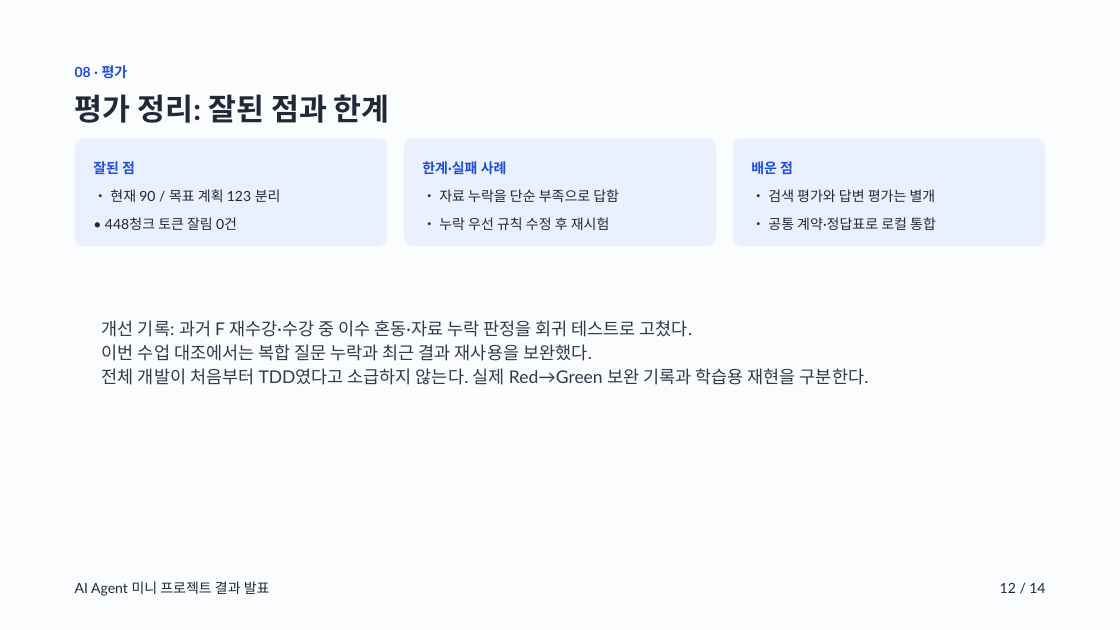
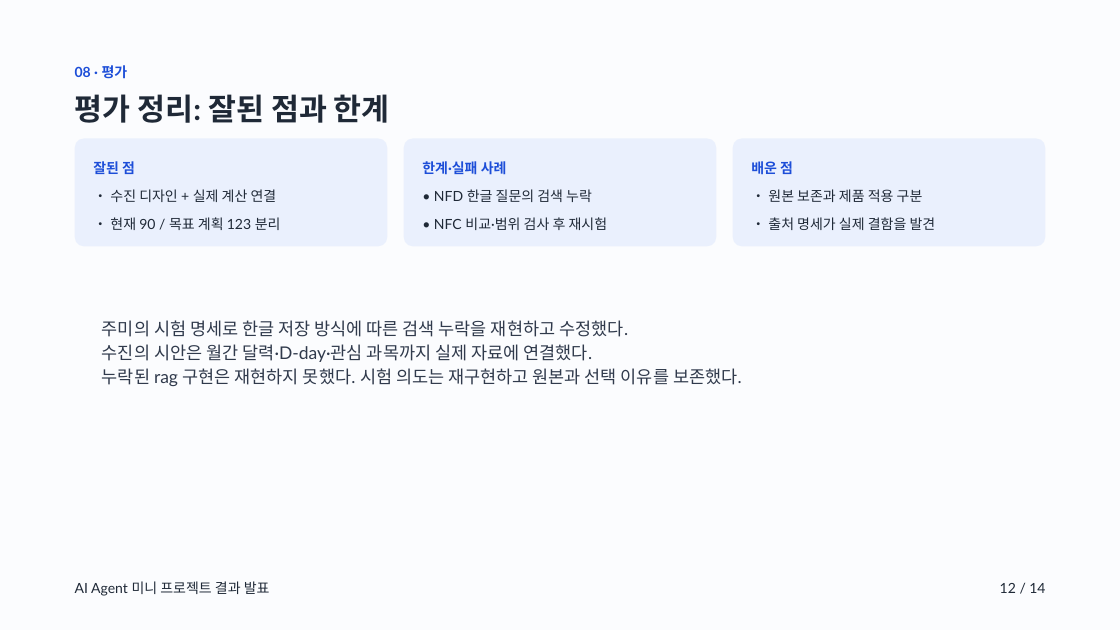
Before and after one commit to on21life-google/jolup-graduation-agent, a slide deck: slide 12 of artifacts/jolup-presentation-20261026.pptx. Drawn at 1120x630 pixels with LibreOffice and Linux fonts; fonts in the diff are those of the drawing. Boxes give left, top, right and bottom in pixels: in the first picture for what was removed or moved away, otherwise in the second. Text is boxed around its words. In the diff, an @@ line names an element or a change of style, - is before the commit and + after.

```diff
--- a/artifacts/jolup-presentation-20261026.pptx
+++ b/artifacts/jolup-presentation-20261026.pptx
@@ text "• 현재 90 / 목표 ...": place and size @@
-text "• 현재 90 / 목표 ..." at (110, 189, 281, 202)
+text "• 현재 90 / 목표 ..." at (110, 217, 281, 230)
@@ text added at (110, 189, 277, 202), 11.9 pt, text #1F2937 @@
+• 수진 디자인 + 실제 계산 연결
@@ text at (434, 189, 592, 202): text changed @@
-• 자료 누락을 단순 부족으로 답함
+• NFD 한글 질문의 검색 누락
@@ text at (768, 189, 923, 202): text changed @@
-• 검색 평가와 답변 평가는 별개
+• 원본 보존과 제품 적용 구분
@@ text removed at (105, 217, 237, 230) @@
-• 448청크 토큰 잘림 0건
@@ text at (434, 217, 608, 230): text changed @@
-• 누락 우선 규칙 수정 후 재시험
+• NFC 비교·범위 검사 후 재시험
@@ text at (768, 217, 936, 230): text changed @@
-• 공통 계약·정답표로 로컬 통합
+• 출처 명세가 실제 결함을 발견
@@ text at (102, 320, 742, 386): text changed @@
-개선 기록: 과거 F 재수강·수강 중 이수 혼동·자료 누락 판정을 회귀 테스트로 고쳤다.
-이번 수업 대조에서는 복합 질문 누락과 최근 결과 재사용을 보완했다.
-전체 개발이 처음부터 TDD였다고 소급하지 않는다. 실제 Red→Green 보완 기록과 학습용 재현을 구분한다.
+주미의 시험 명세로 한글 저장 방식에 따른 검색 누락을 재현하고 수정했다.
+수진의 시안은 월간 달력·D-day·관심 과목까지 실제 자료에 연결했다.
+누락된 rag 구현은 재현하지 못했다. 시험 의도는 재구현하고 원본과 선택 이유를 보존했다.
```
Also in this commit, not shown: 6 other slides changed, 50 other files.
